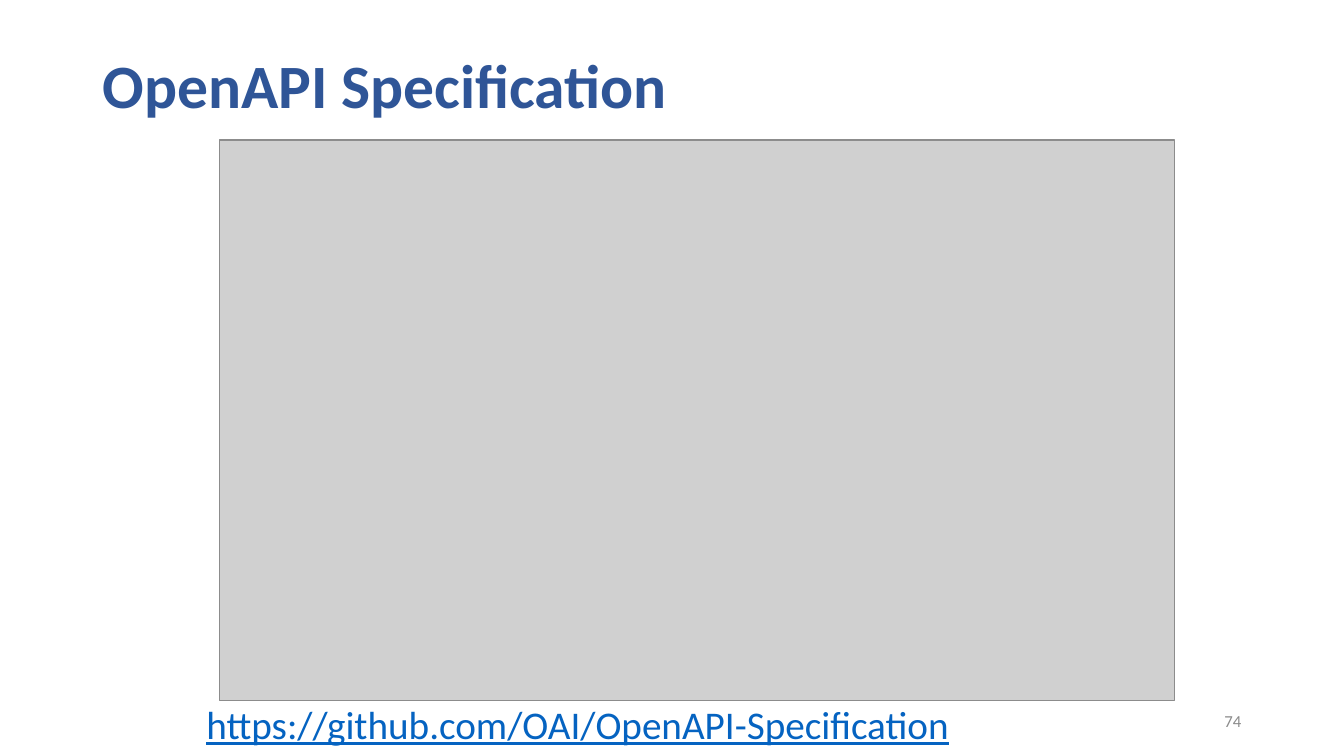
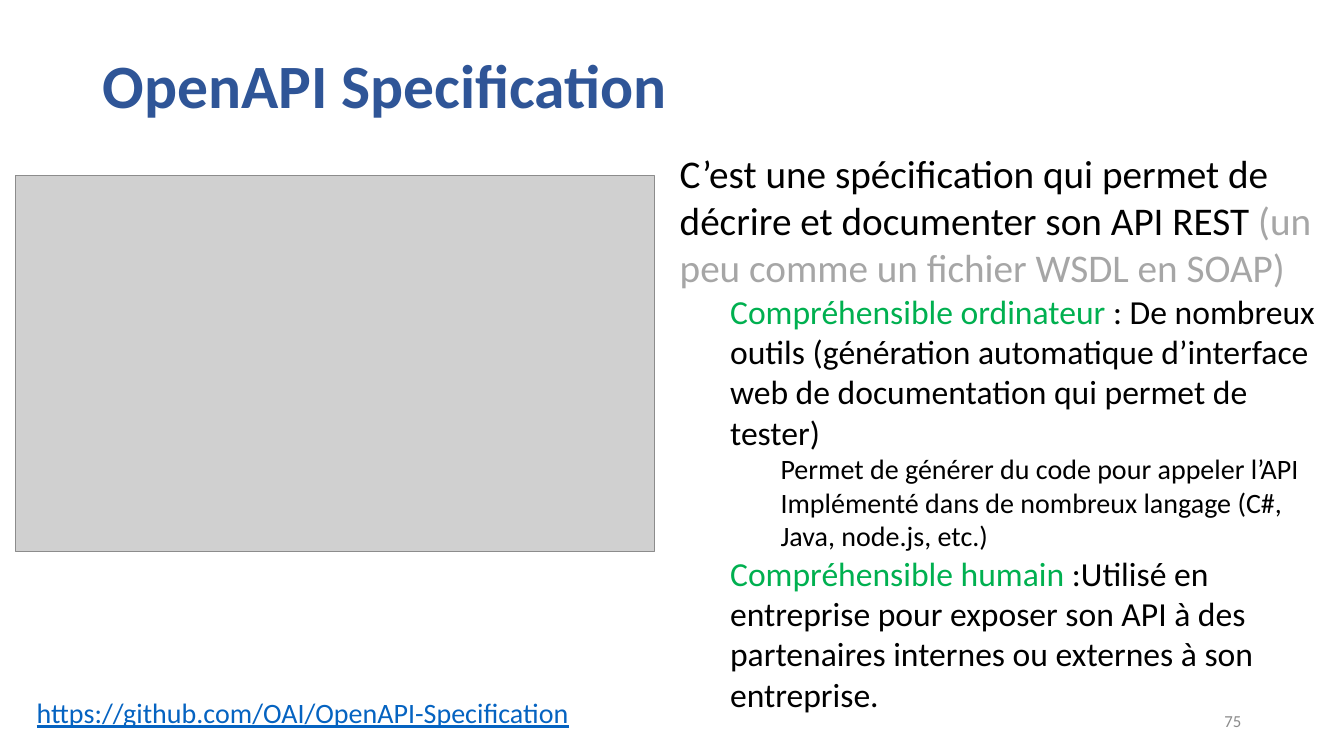
Before and after one commit to guillaumechervet/course.rest, a slide deck: slide 75 of documentations/3 - Web Services partie REST.pptx (slide 74 before the commit). Drawn at 1344x756 pixels with LibreOffice and Linux fonts; fonts in the diff are those of the drawing; grey boxes stand for pictures. Boxes give left, top, right and bottom in pixels: in the first picture for what was removed or moved away, otherwise in the second. Text is boxed around its words. In the diff, an @@ line names an element or a change of style, - is before the commit and + after.

```diff
--- a/documentations/3 - Web Services partie REST.pptx
+++ b/documentations/3 - Web Services partie REST.pptx
@@ picture: place and size @@
-picture at [220,140,1175,701]
+picture at [15,175,654,552]
@@ text added at [680,160,1315,713], 24 pt, text #000000 @@
+C’est une spécification qui permet de décrire et documenter son API REST (un peu comme un fichier WSDL en SOAP)
+  Compréhensible ordinateur : De nombreux outils (génération automatique d’interface web de documentation qui permet de tester)
+    Permet de générer du code pour appeler l’API
+    Implémenté dans de nombreux langage (C#, Java, node.js, etc.)
+  Compréhensible humain :Utilisé en entreprise pour exposer son API à des partenaires internes ou externes à son entreprise.
@@ text "https://github.com/OAI/OpenAPI-Specification": place and size @@
-text "https://github.com/OAI/OpenAPI-Specification" at [206,711,948,746]
+text "https://github.com/OAI/OpenAPI-Specification" at [37,703,569,728]
@@ text "https://github.com/OAI/OpenAPI-Specification" at [37,703,569,728]: size 28 to 20 pt @@
@@ page number at [1224,716,1241,727]: text changed @@
-74
+75
```
Also in this commit, not shown: 9 other slides changed, 1 slide added, 2 other files.
